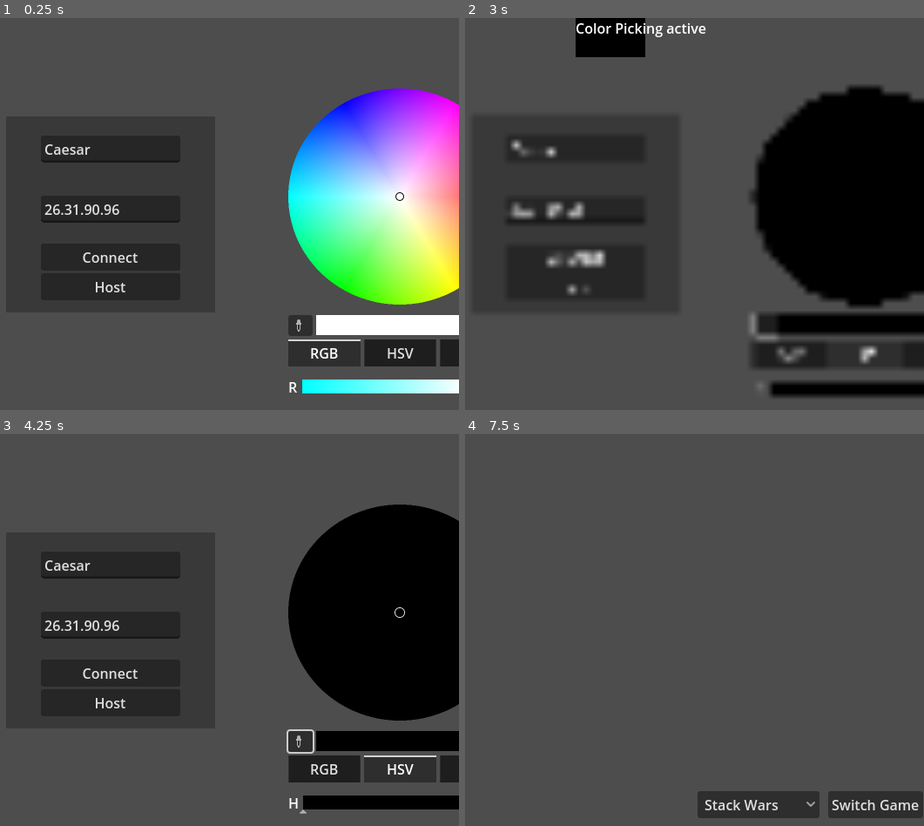
Above: before the commit, frames 1-4 (two rows, left to right).
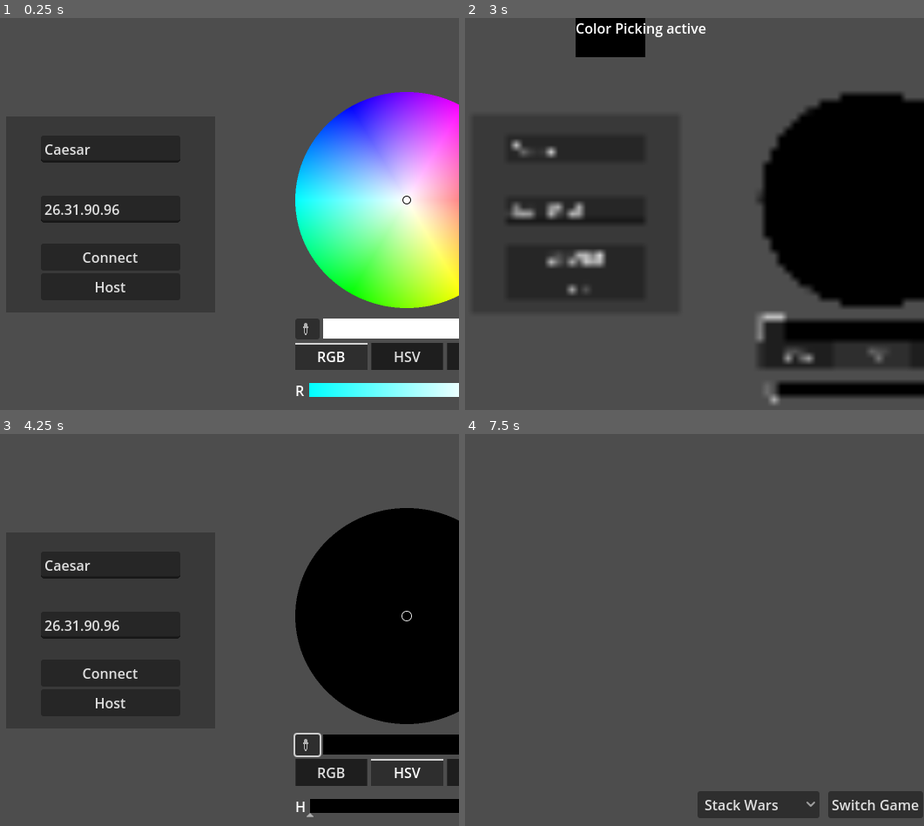
Above: after the commit, the same moments.

Repository: TheSecondReal0/sociedad-party
Game: Godot game, scene res://ui/main_menu/main_menu.tscn
The game is run twice, just before and just after one commit, with the same random seed, the same clock (stepped at 60 frames per second) and the same inputs.
Inputs (mouse positions are in pixels of both pictures, inside the frame that each line leads up to; where the layout moved, square brackets give the same spot in the first picture):
- Up to frame 1 (0.25 s): no input
- Up to frame 2 (3 s): click (772, 327) [763, 323] at 0.5 s; click "RGB" at 1.25 s; click "HSV" at 2 s; click (772, 327) [763, 323] at 2.75 s
- Up to frame 3 (4.25 s): click "RGB" at 3.5 s
- Up to frame 4 (7.5 s): click "HSV" at 4.25 s; click (772, 743) [763, 739] at 5 s; click "RGB" at 5.75 s; click "HSV" at 6.5 s; click "Host" at 7.25 s

The runs differ from the first frame. In frame 1, 4.1% of the frame differs, in the area x 62-100%, y 18-97%; in frame 2, 3.9%; in frame 3, 4.1%; in frame 4, nothing differs.

Commit message:
started implementing turn-based functions

Diff:
--- a/src/games/stack_wars/helpers/stack_wars_helper.gd
+++ b/src/games/stack_wars/helpers/stack_wars_helper.gd
@@ -4,10 +4,21 @@
 
 static var stack: StackWars_Stack = StackWars_Stack.new(self)
 static var players: Dictionary = {}
+var main: StackWars_Main = null
 
 var turn_num: int = 0
+var current_turn_id: int = -1
 
 
 @export var starting_hand: Dictionary = {
 
 }
+
+func _init(m: StackWars_Main):
+	main = m
+
+func get_player(id: int) -> StackWars_Player:
+	if players.has(id):
+		return players[id]
+	else:
+		return null
--- a/src/games/stack_wars/main/main.gd
+++ b/src/games/stack_wars/main/main.gd
@@ -1,6 +1,8 @@
 extends Control
 
-var helper: StackWars_Helper = StackWars_Helper.new()
+class_name StackWars_Main
+
+var helper: StackWars_Helper = StackWars_Helper.new(self)
 var players: Dictionary = helper.players
 var stack: StackWars_Stack = helper.stack
 
@@ -15,3 +17,6 @@
 
 func start_game():
 	pass
+
+func end_turn(id: int):
+	pass
--- a/src/ui/main_menu/main_menu.tscn
+++ b/src/ui/main_menu/main_menu.tscn
@@ -73,10 +73,10 @@
 anchor_top = 0.1
 anchor_right = 0.67
 anchor_bottom = 0.1
-offset_left = 64.0
-offset_top = 32.0
-offset_right = 32.0
-offset_bottom = 32.0
+offset_left = 72.0
+offset_top = 36.0
+offset_right = 36.0
+offset_bottom = 36.0
 theme = ExtResource("1_q75p3")
 edit_alpha = false
 picker_shape = 2
